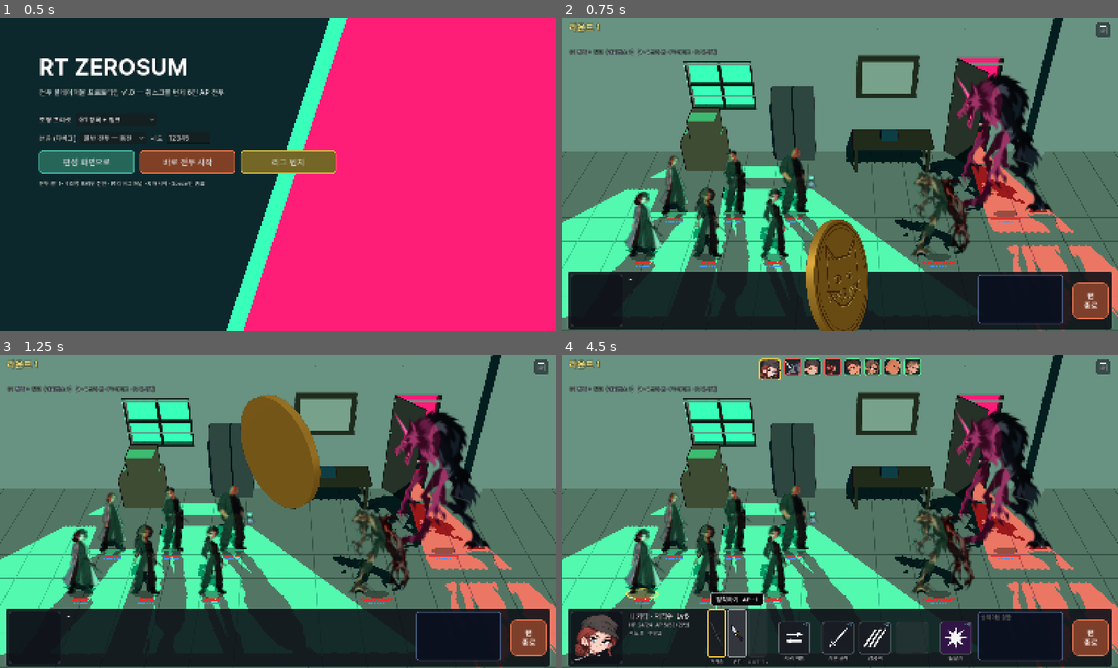
Above: before the commit, frames 1-4 (two rows, left to right).
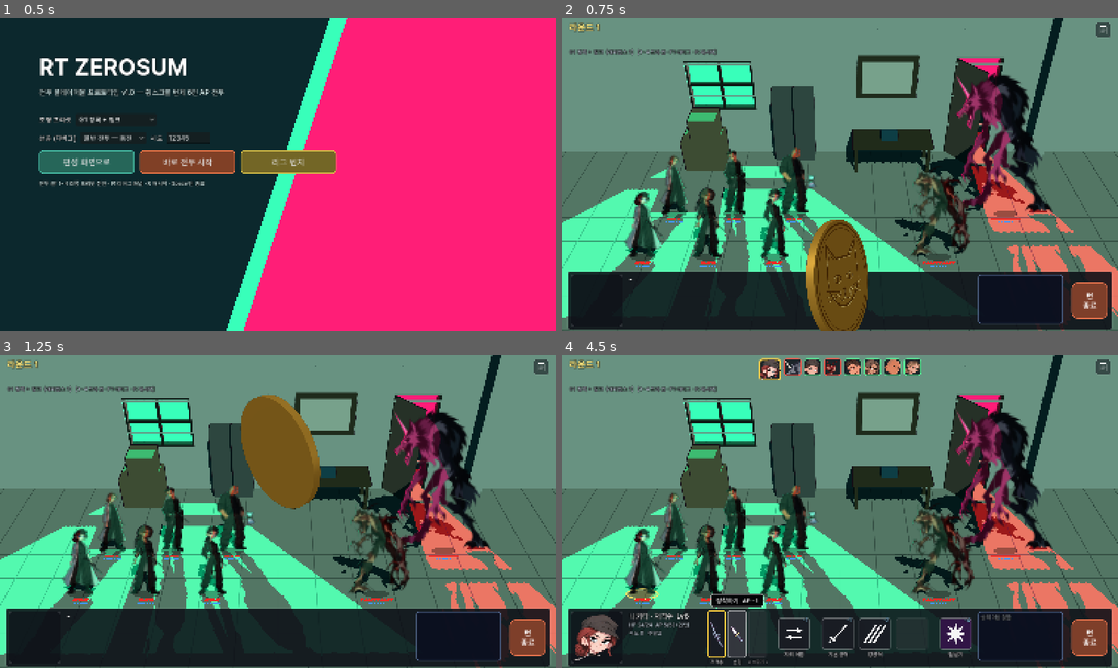
Above: after the commit, the same moments.

Repository: HomilBBANG/rt_zerosum
Game: Godot game, scene res://scenes/main_menu.tscn
Two runs of this game, one before a commit and one after it. Both use one fixed random seed, a clock stepped at 60 frames per second and the inputs below.
Inputs (mouse positions are in pixels of both pictures, inside the frame that each line leads up to):
- Up to frame 1 (0.5 s): no input
- Up to frame 2 (0.75 s): click "바로 전투 시작" at 0.5 s
- Up to frame 3 (1.25 s): no input
- Up to frame 4 (4.5 s): click (1101, 367) at 1.25 s; click (1101, 367) at 2 s; click (1101, 367) at 2.75 s; click (717, 633) at 3.52 s; click (734, 633) at 4.27 s

Frame 1 is identical in both runs. In frame 2, 0.1% of the frame differs, in the area x 91-99%, y 84-97%; in frame 3, 0.1%; in frame 4, 1.7%, in the area x 26-99%, y 75-100%.

Commit message:
하단 HUD: 무기 아이콘 밝게, 슬롯 아이콘+이름 위/아래 대칭, 턴 종료 왼쪽 2px
- 무기 아이콘: 세로 칸용으로 돌릴 때 밝기 보정 (adjust_bcs 2.8)
- 슬롯: 위 빈 칸 제거, 버튼+이름 덩어리를 세로 가운데. 글자 박스 아래 빈 줄만큼 줄을 4px
  내려 보이는 위/아래 여백 대칭 (실측 차이 1.5px 이내), 가로 위치는 그대로
- 턴 종료 오른쪽 여백 1 → 3px (battle_hud.tscn·코드 기본값 모두)

Co-Authored-By: Claude Opus 5.5 <noreply@anthropic.com>
Claude-Session: https://claude.ai/code/session_014aytw3hj7boqn3SZ5GP5ti

Diff:
--- a/scenes/battle_hud.tscn
+++ b/scenes/battle_hud.tscn
@@ -418,7 +418,7 @@
 [node name="EndTurnWrap" type="MarginContainer" parent="Bottom/BottomRow" unique_id=629253322]
 layout_mode = 2
 size_flags_vertical = 4
-theme_override_constants/margin_right = 1
+theme_override_constants/margin_right = 3
 
 [node name="EndTurn" type="Button" parent="Bottom/BottomRow/EndTurnWrap" unique_id=1871022430]
 custom_minimum_size = Vector2(84, 84)
@@ -464,8 +464,8 @@
 anchor_top = 1.0
 anchor_right = 0.5
 anchor_bottom = 1.0
-offset_top = -137.0
-offset_bottom = -6.0
+offset_top = -134.0
+offset_bottom = -4.0
 grow_horizontal = 2
 theme_override_constants/separation = 6
 alignment = 1
--- a/scripts/ui/battle_hud.gd
+++ b/scripts/ui/battle_hud.gd
@@ -229,7 +229,7 @@
 		end_btn.add_theme_stylebox_override(st, sbx)
 	var end_wrap := MarginContainer.new()
 	end_wrap.name = "EndTurnWrap"
-	end_wrap.add_theme_constant_override("margin_right", 1)   # 왼쪽으로 1px
+	end_wrap.add_theme_constant_override("margin_right", 3)   # 왼쪽으로 3px
 	end_wrap.size_flags_vertical = Control.SIZE_SHRINK_CENTER
 	end_wrap.add_child(end_btn)
 	hb.add_child(end_wrap)
@@ -271,8 +271,9 @@
 	slots_row.anchor_top = 1.0
 	slots_row.anchor_bottom = 1.0
 	slots_row.grow_horizontal = Control.GROW_DIRECTION_BOTH
-	slots_row.offset_top = -137   # 무기 칸 위 1px 여유
-	slots_row.offset_bottom = -6   # 슬롯 줄 세로 중심 = 패널 세로 중심
+	# 하단 패널(-138..-8) 기준. 이름 글자의 아래 여백(글자 박스 안 빈 줄)만큼 4px 내려, 보이는 아이콘+글자가 위/아래 대칭
+	slots_row.offset_top = -134
+	slots_row.offset_bottom = -4
 	slots_row.alignment = BoxContainer.ALIGNMENT_CENTER
 	slots_row.custom_minimum_size = Vector2(620, 0)   # 에디터에서 보이는 자리 (슬롯은 실행 중에 채움)
 	add_child(slots_row)
@@ -630,7 +631,7 @@
 const SLOT := 75.0          # 스킬·이동·필살기 칸 (58 → 30% 키움)
 const SLOT_GAP := 18.0
 const WEAPON_W := 44.0      # 무기 칸: 세로로 긴 칸 (패널 천장까지)
-const WEAPON_H := 112.0     # 무기 칸: 패널 천장 1px 아래까지
+const WEAPON_H := 110.0     # 무기 칸: 이름 포함 높이가 패널 안쪽을 거의 채움
 const WEAPON_SEP := 2       # 무기 사이 간격
 const CAP_H := 16.0
 
@@ -788,7 +789,7 @@
 	var box := VBoxContainer.new()
 	box.add_theme_constant_override("separation", 2)
 	box.custom_minimum_size.x = bsize.x + (1.0 if is_weapon else 4.0)   # 무기 칸 가로 간격 좁게
-	box.size_flags_vertical = Control.SIZE_SHRINK_END if is_weapon else Control.SIZE_SHRINK_CENTER   # 스킬·이동·필살기는 패널 세로 가운데
+	box.size_flags_vertical = Control.SIZE_SHRINK_CENTER   # 아이콘+이름 덩어리를 패널 세로 가운데
 	var btn := Button.new()
 	btn.custom_minimum_size = bsize
 	btn.size_flags_horizontal = Control.SIZE_SHRINK_CENTER
@@ -862,11 +863,7 @@
 	cap.horizontal_alignment = HORIZONTAL_ALIGNMENT_CENTER
 	cap.clip_text = true
 	cap.custom_minimum_size = Vector2(0, CAP_H)
-	if not is_weapon:
-		# 이름 높이만큼 위에도 빈 칸 → 버튼이 패널 세로 정가운데 (위/아래 대칭)
-		var top := Control.new()
-		top.custom_minimum_size.y = maxf(CAP_H, cap.get_combined_minimum_size().y)
-		box.add_child(top)
+	# 버튼 + 이름을 한 덩어리로 패널 세로 가운데 (위/아래 대칭)
 	box.add_child(btn)
 	box.add_child(cap)
 	parent.add_child(box)
@@ -888,6 +885,7 @@
 		img.decompress()
 	img.clear_mipmaps()
 	img.rotate_90(COUNTERCLOCKWISE)
+	img.adjust_bcs(2.8, 1.1, 1.0)   # 무기 원화가 어두워 어두운 칸 바탕에서 보이게 밝게 보정
 	var out := ImageTexture.create_from_image(img)
 	_wicon_cache[wid] = out
 	return out
Binary file changed: docs/screenshots/hud_slots.png
Not shown, changed: docs/design/00_decision_log_v1_0.md
Not shown, changed: docs/design/PROTOTYPE_GDD_v1_0.md
Not shown, changed: docs/ui_art_spec.md
